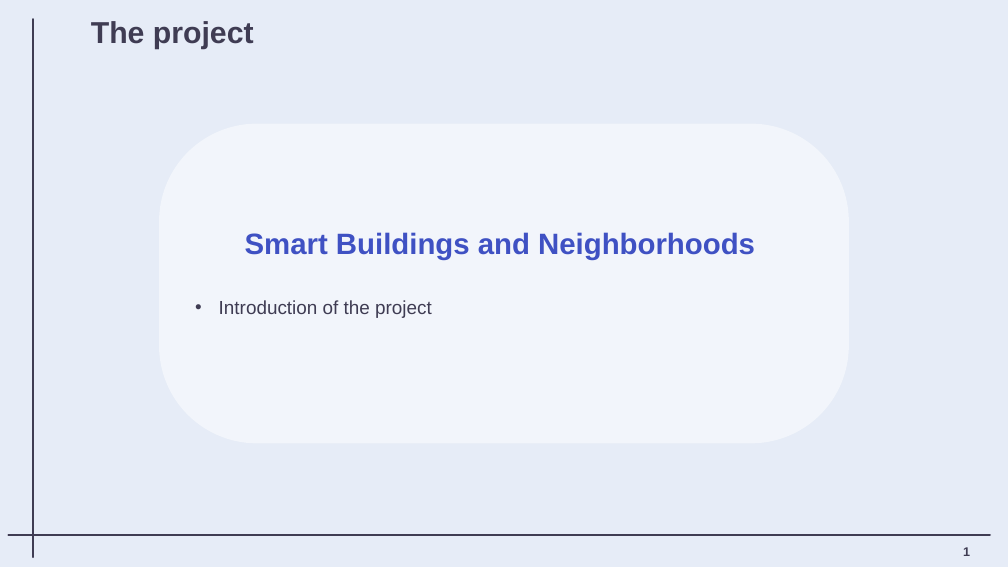
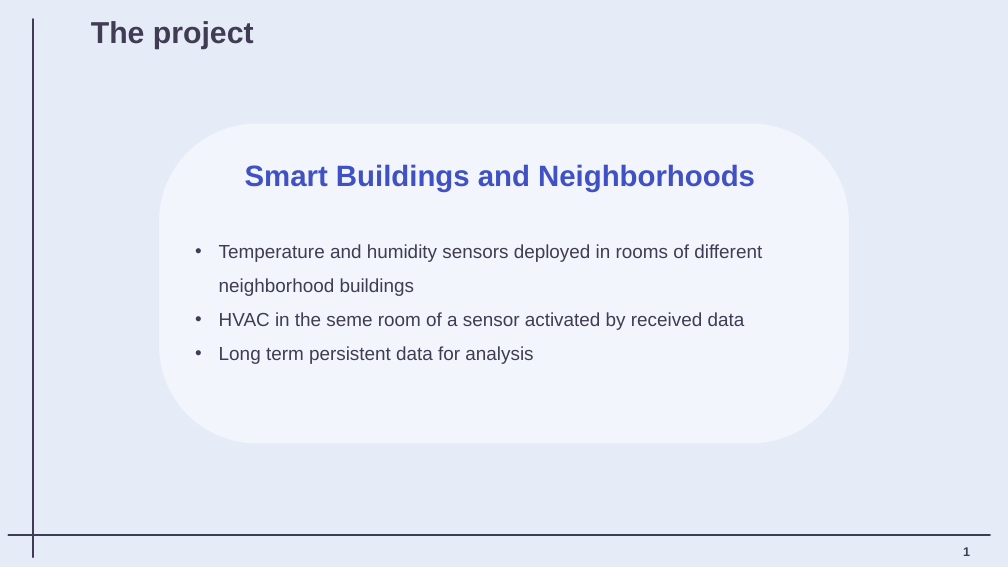
Before and after one commit to matteovisotto/MTDS-FinalProject, a slide deck: slide 2 of Presentation/MTDS_Presentation.pptx. Drawn at 1008x567 pixels with LibreOffice and Linux fonts; fonts in the diff are those of the drawing. Boxes give left, top, right and bottom in pixels: in the first picture for what was removed or moved away, otherwise in the second. Text is boxed around its words. In the diff, an @@ line names an element or a change of style, - is before the commit and + after.

Commit message:
PPT Update

```diff
--- a/Presentation/MTDS_Presentation.pptx
+++ b/Presentation/MTDS_Presentation.pptx
@@ text in rounded rectangle at <box>219,244,762,364</box>: text changed @@
-• Introduction of the project
+• Temperature and humidity sensors deployed in rooms of different neighborhood buildings
+• HVAC in the seme room of a sensor activated by received data
+• Long term persistent data for analysis
```
Also in this commit, not shown: 5 other slides changed, 2 other files.
